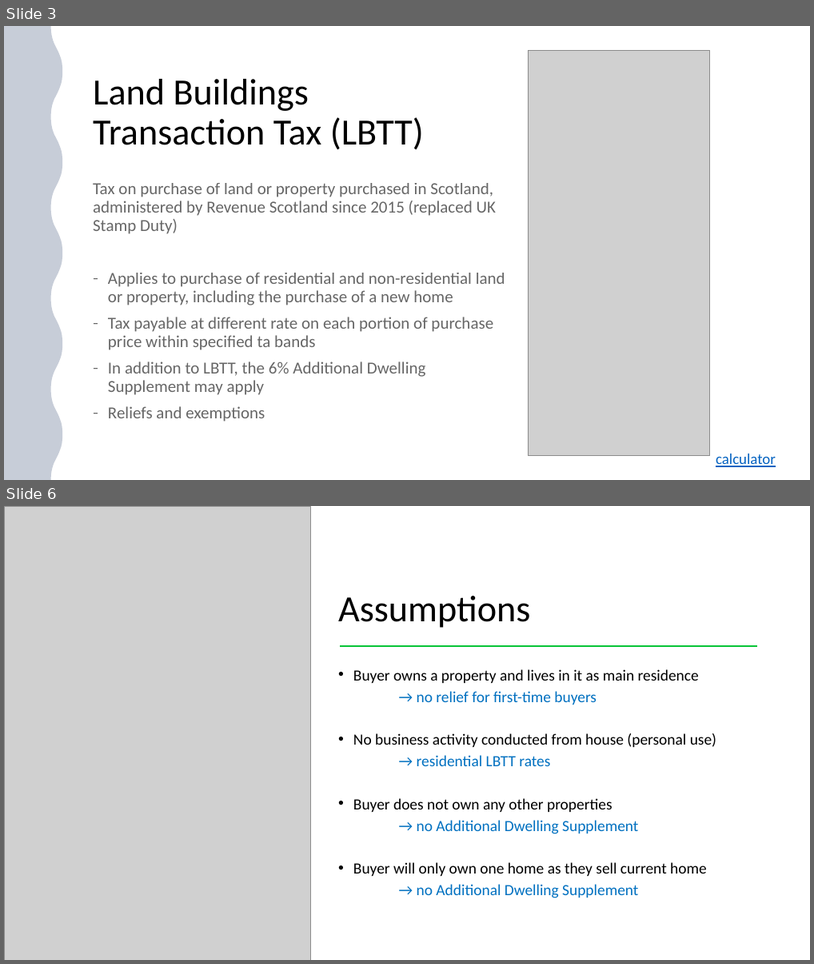
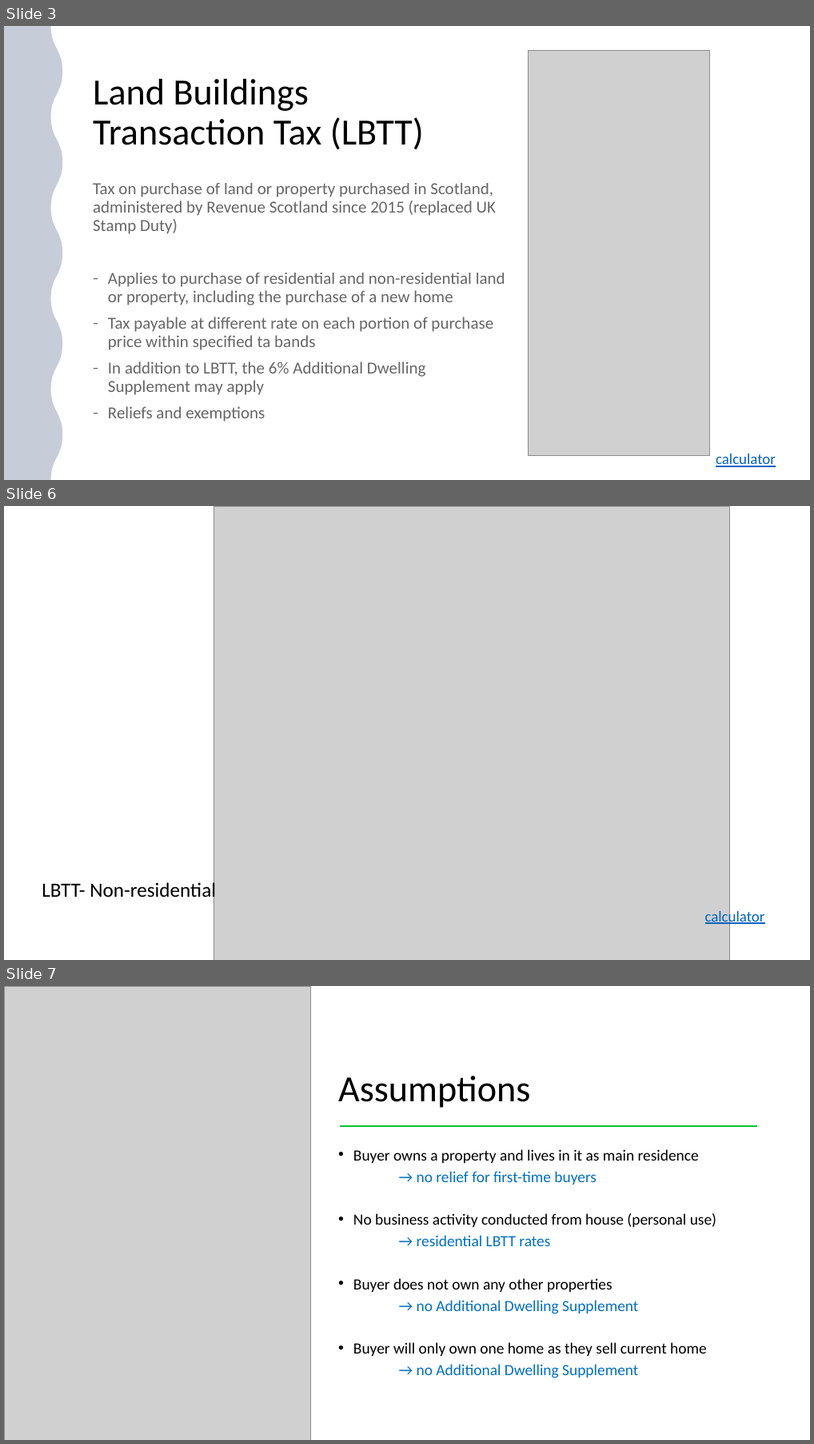
Before and after one commit to ksenia-5/tax_calculator, a slide deck: presentation/Presentation1.pptx. Shown one above the other, each under a label of ours: slides 3 and 6 before the commit, slides 3, 6 and 7 after it; the slides between them are not shown. The pictures are 814x964 and 814x1444 pixels, drawn with LibreOffice and Linux fonts; fonts in the diff are those of the drawing; grey boxes stand for pictures. Boxes give left, top, right and bottom in pixels: in the first picture for what was removed or moved away, otherwise in the second. Text is boxed around its words. In the diff, an @@ line names an element or a change of style, - is before the commit and + after.

```diff
--- a/presentation/Presentation1.pptx
+++ b/presentation/Presentation1.pptx
@@ slide 6 added at (4, 506, 810, 960), background #FFFFFF @@
@@ picture added at (214, 506, 730, 960) @@
@@ text added at (42, 880, 216, 902), 24 pt, text #000000 @@
+LBTT- Non-residential
@@ text added at (706, 908, 766, 925), 18 pt, text #0563C1, underline @@
+calculator
@@ what was slide 6 is now slide 7 @@
```
Also in this commit, not shown: 2 slides changed.
